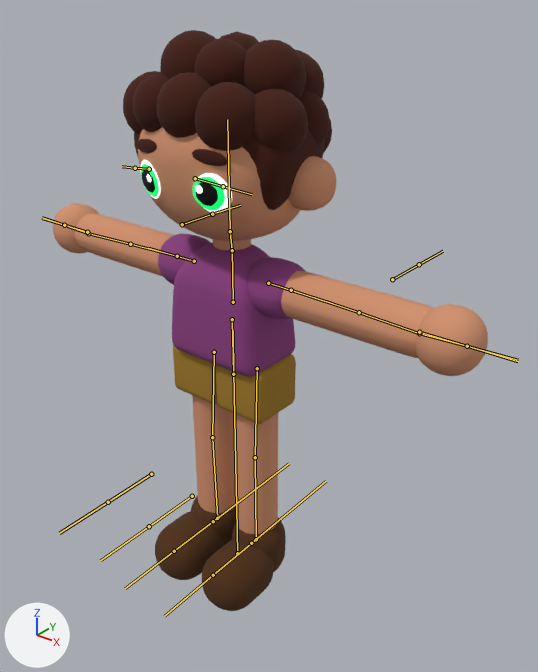
The FBX model Assets/player/pirateboy anim run start and running.fbx: old version first, new version second.
Before and after are seen from a camera (50 mm lens) standing at (3.7, -4.14, 5.01) and looking at (0.17, 0.27, 2.28). The lights are fixed; the arrows at lower left show +X, +Y and +Z. The bones that bend it are drawn over the model as lines.

The first picture shows 'pirate boy', 'pirate boy.001', 'pirate boy.002', 'pirate boy.003', 'pirate boy.004', 'pirate boy.005', 'pirate boy.006', 'pirate boy.007', 'pirate boy.008', 'pirate boy.009'.
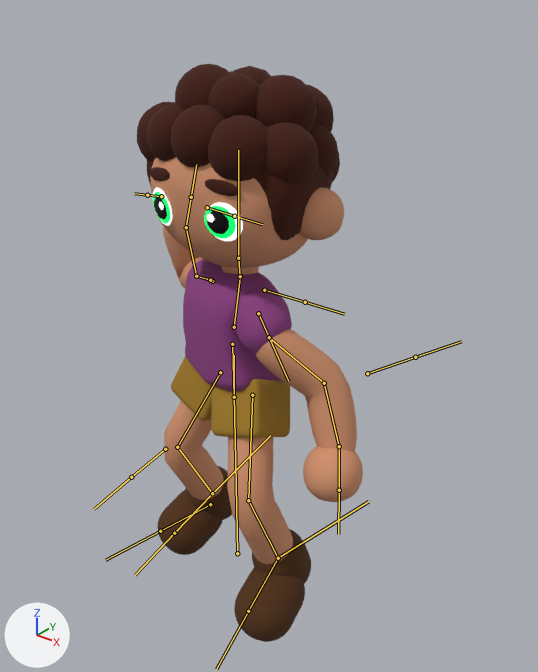
The newer file adds an action. The first version stands in its rest pose; the second is drawn at frame 21 of the action 'Armature|sword redraw'.

Edits to the scene script, one JSON object a line:
```json
{"block": "bone_hipcontroller", "where": "bone_hipcontroller = bpy.data.objects['Armature'].pose.bones['hipcontroller']  # child of 'controller'"}
{"op": "set", "path": "bone_hipcontroller.location", "old": "(0.0, 0.0, 0.0)", "new": "(0.0, 0.224, 0.0)"}
{"op": "set", "path": "bone_hipcontroller.rotation_quaternion", "old": "(1.0, 0.0, 0.0, 0.0)", "new": "(0.994, 0.0, 0.113, 0.0)", "note": "degrees (0, 0, 0) -> degrees (0, 13, 0)"}
{"block": "bone_hip", "where": "bone_hip = bpy.data.objects['Armature'].pose.bones['hip']  # child of 'hipcontroller'"}
{"op": "set", "path": "bone_hip.rotation_quaternion", "old": "(1.0, 0.0, 0.0, 0.0)", "new": "(1.0, 0.0, -0.017, 0.0)", "note": "degrees (0, 0, 0) -> degrees (0, -2, 0)"}
{"block": "bone_chest", "where": "bone_chest = bpy.data.objects['Armature'].pose.bones['chest']  # child of 'hip'"}
{"op": "set", "path": "bone_chest.rotation_quaternion", "old": "(1.0, 0.0, 0.0, 0.0)", "new": "(0.996, -0.073, -0.052, -0.004)", "note": "degrees (0, 0, 0) -> degrees (-8, -6, 0)"}
{"block": "bone_neck", "where": "bone_neck = bpy.data.objects['Armature'].pose.bones['neck']  # child of 'chest'"}
{"op": "set", "path": "bone_neck.rotation_quaternion", "old": "(1.0, 0.0, 0.0, 0.0)", "new": "(0.981, 0.072, 0.18, -0.006)", "note": "degrees (0, 0, 0) -> degrees (9, 21, 1)"}
{"block": "bone_head", "where": "bone_head = bpy.data.objects['Armature'].pose.bones['head']  # child of 'neck'"}
{"op": "set", "path": "bone_head.rotation_quaternion", "old": "(1.0, 0.0, 0.0, 0.0)", "new": "(1.0, -0.016, 0.0, 0.0)", "note": "degrees (0, 0, 0) -> degrees (-2, 0, 0)"}
{"block": "bone_shoulder_r", "where": "bone_shoulder_r = bpy.data.objects['Armature'].pose.bones['shoulder.R']  # child of 'chest'"}
{"op": "set", "path": "bone_shoulder_r.rotation_quaternion", "old": "(1.0, 0.0, 0.0, 0.0)", "new": "(0.92, 0.014, 0.179, -0.348)", "note": "degrees (0, 0, 0) -> degrees (-6, 20, -42)"}
{"block": "bone_longarm_r", "where": "bone_longarm_r = bpy.data.objects['Armature'].pose.bones['longarm.R']  # child of 'shoulder.R'"}
{"op": "set", "path": "bone_longarm_r.rotation_quaternion", "old": "(1.0, 0.0, 0.0, 0.0)", "new": "(0.78, -0.367, -0.507, -0.023)", "note": "degrees (0, 0, 0) -> degrees (-68, -54, 35)"}
{"block": "bone_forearm_r", "where": "bone_forearm_r = bpy.data.objects['Armature'].pose.bones['forearm.R']  # child of 'longarm.R'"}
{"op": "set", "path": "bone_forearm_r.rotation_quaternion", "old": "(1.0, 0.0, 0.0, 0.0)", "new": "(0.939, 0.141, -0.014, -0.314)", "note": "degrees (0, 0, 0) -> degrees (16, 4, -36)"}
{"block": "bone_hand_r", "where": "bone_hand_r = bpy.data.objects['Armature'].pose.bones['hand.R']  # child of 'forearm.R'"}
{"op": "set", "path": "bone_hand_r.rotation_quaternion", "old": "(1.0, 0.0, 0.0, 0.0)", "new": "(0.847, 0.002, -0.508, -0.158)", "note": "degrees (0, 0, 0) -> degrees (19, -59, -32)"}
{"block": "bone_shoulder_l", "where": "bone_shoulder_l = bpy.data.objects['Armature'].pose.bones['shoulder.L']  # child of 'chest'"}
{"op": "set", "path": "bone_shoulder_l.rotation_quaternion", "old": "(1.0, 0.0, 0.0, 0.0)", "new": "(0.968, -0.193, 0.131, 0.098)", "note": "degrees (0, 0, 0) -> degrees (-21, 17, 8)"}
{"block": "bone_longarm_l", "where": "bone_longarm_l = bpy.data.objects['Armature'].pose.bones['longarm.L']  # child of 'shoulder.L'"}
{"op": "set", "path": "bone_longarm_l.rotation_quaternion", "old": "(1.0, 0.0, 0.0, 0.0)", "new": "(0.559, 0.032, 0.827, 0.058)", "note": "degrees (0, 0, 0) -> degrees (-20, 113, -17)"}
{"block": "bone_forearm_l", "where": "bone_forearm_l = bpy.data.objects['Armature'].pose.bones['forearm.L']  # child of 'longarm.L'"}
{"op": "set", "path": "bone_forearm_l.rotation_quaternion", "old": "(1.0, 0.0, 0.0, 0.0)", "new": "(0.57, 0.441, 0.051, 0.692)", "note": "degrees (0, 0, 0) -> degrees (43, -33, 87)"}
{"block": "bone_hand_l", "where": "bone_hand_l = bpy.data.objects['Armature'].pose.bones['hand.L']  # child of 'forearm.L'"}
{"op": "set", "path": "bone_hand_l.rotation_quaternion", "old": "(1.0, 0.0, 0.0, 0.0)", "new": "(0.959, 0.237, -0.157, 0.018)", "note": "degrees (0, 0, 0) -> degrees (28, -18, -2)"}
{"block": "bone_thigh_r", "where": "bone_thigh_r = bpy.data.objects['Armature'].pose.bones['thigh.R']  # child of 'hip'"}
{"op": "set", "path": "bone_thigh_r.rotation_quaternion", "old": "(1.0, 0.0, 0.0, 0.0)", "new": "(0.951, -0.197, -0.135, 0.195)", "note": "degrees (0, 0, 0) -> degrees (-26, -10, 26)"}
{"block": "bone_calve_r", "where": "bone_calve_r = bpy.data.objects['Armature'].pose.bones['calve.R']  # child of 'thigh.R'"}
{"op": "set", "path": "bone_calve_r.rotation_quaternion", "old": "(1.0, 0.0, 0.0, 0.0)", "new": "(0.907, 0.111, 0.0, -0.407)", "note": "degrees (0, 0, 0) -> degrees (12, 5, -48)"}
{"block": "bone_thigh_l", "where": "bone_thigh_l = bpy.data.objects['Armature'].pose.bones['thigh.L']  # child of 'hip'"}
{"op": "set", "path": "bone_thigh_l.rotation_quaternion", "old": "(1.0, 0.0, 0.0, 0.0)", "new": "(0.969, -0.141, -0.098, -0.176)", "note": "degrees (0, 0, 0) -> degrees (-14, -14, -19)"}
{"block": "bone_calve_l", "where": "bone_calve_l = bpy.data.objects['Armature'].pose.bones['calve.L']  # child of 'thigh.L'"}
{"op": "set", "path": "bone_calve_l.rotation_quaternion", "old": "(1.0, 0.0, 0.0, 0.0)", "new": "(0.91, 0.109, 0.0, 0.399)", "note": "degrees (0, 0, 0) -> degrees (12, -5, 47)"}
```

Boxes (x1, y1, x2, y2) around the edits, measured in the pictures (538 x 672 px):
```json
{"object": "pirate boy.001", "change": "posed", "before": [53, 127, 488, 534], "after": [150, 157, 363, 564], "on screen": "51% narrower"}
{"object": "pirate boy.004", "change": "posed", "before": [123, 30, 332, 210], "after": [137, 64, 340, 241]}
{"object": "pirate boy.002", "change": "posed", "before": [158, 234, 305, 377], "after": [183, 259, 292, 391], "on screen": "26% narrower, 8% shorter"}
{"object": "pirate boy.008", "change": "posed", "before": [155, 495, 286, 611], "after": [157, 466, 311, 642], "on screen": "17% wider, 51% taller"}
{"object": "pirate boy.003", "change": "posed", "before": [173, 345, 296, 424], "after": [171, 355, 290, 438]}
{"object": "pirate boy.006", "change": "posed", "before": [141, 164, 225, 210], "after": [153, 192, 236, 239]}
{"object": "pirate boy", "change": "posed", "before": [141, 169, 218, 206], "after": [154, 197, 229, 234]}
{"object": "pirate boy.005", "change": "posed", "before": [140, 160, 232, 213], "after": [152, 188, 243, 241]}
{"object": "pirate boy.007", "change": "posed", "before": [146, 174, 203, 194], "after": [159, 202, 214, 222]}
{"bone": "hipcontroller", "before": "(232, 319) to (233, 374)", "after": "(232, 344) to (234, 397)"}
{"bone": "hip", "before": "(233, 374) to (233, 331)", "after": "(234, 397) to (234, 355)"}
{"bone": "chest", "before": "(233, 302) to (232, 247)", "after": "(234, 327) to (240, 273)"}
{"bone": "neck", "before": "(232, 250) to (230, 231)", "after": "(240, 276) to (238, 258)"}
{"bone": "head", "before": "(230, 231) to (227, 119)", "after": "(238, 258) to (238, 150)"}
{"bone": "shoulder.R", "before": "(268, 283) to (332, 303)", "after": "(258, 313) to (288, 381)"}
{"bone": "longarm.R", "before": "(291, 290) to (359, 312)", "after": "(269, 337) to (324, 383)"}
{"bone": "forearm.R", "before": "(359, 312) to (419, 333)", "after": "(324, 383) to (339, 446)"}
{"bone": "hand.R", "before": "(419, 333) to (467, 346)", "after": "(339, 446) to (339, 490)"}
{"bone": "shoulder.L", "before": "(194, 261) to (148, 248)", "after": "(212, 281) to (207, 278)"}
{"bone": "longarm.L", "before": "(177, 256) to (130, 244)", "after": "(210, 280) to (196, 276)"}
{"bone": "forearm.L", "before": "(130, 244) to (88, 233)", "after": "(196, 276) to (186, 227)"}
{"bone": "hand.L", "before": "(88, 233) to (64, 225)", "after": "(186, 227) to (191, 197)"}
{"bone": "thigh.R", "before": "(257, 368) to (255, 457)", "after": "(252, 395) to (248, 500)"}
{"bone": "calve.R", "before": "(255, 457) to (256, 539)", "after": "(248, 500) to (278, 558)"}
{"bone": "thigh.L", "before": "(214, 352) to (212, 437)", "after": "(220, 372) to (177, 447)"}
{"bone": "calve.L", "before": "(212, 437) to (217, 518)", "after": "(177, 447) to (212, 493)"}
```
